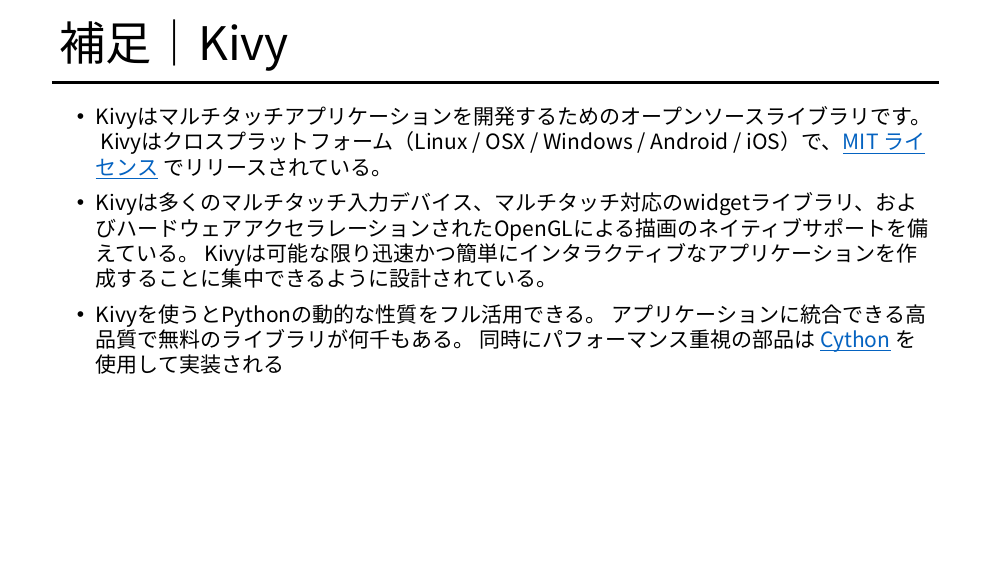
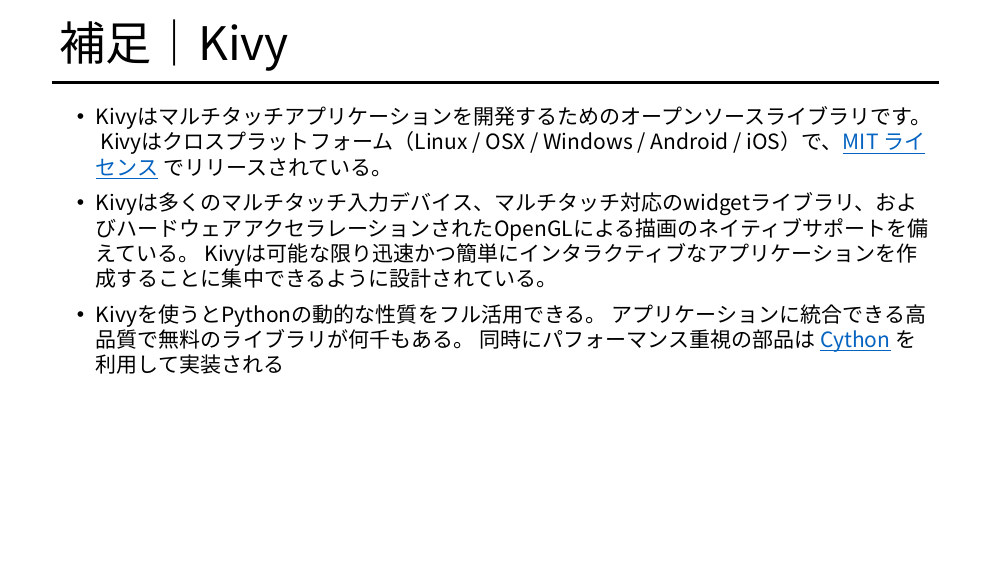
Before and after one commit to afiqfadzil/pythonProject1, a slide deck: slide 24 of LOCOMOTION.pptx. Drawn at 1008x567 pixels with LibreOffice and Linux fonts; fonts in the diff are those of the drawing. Boxes give left, top, right and bottom in pixels: in the first picture for what was removed or moved away, otherwise in the second. Text is boxed around its words. In the diff, an @@ line names an element or a change of style, - is before the commit and + after.

```diff
--- a/LOCOMOTION.pptx
+++ b/LOCOMOTION.pptx
@@ text at (96,304,927,374): text changed @@
-• Kivyを使うとPythonの動的な性質をフル活用できる。 アプリケーションに統合できる高品質で無料のライブラリが何千もある。 同時にパフォーマンス重視の部品は Cython を使用して実装される
+• Kivyを使うとPythonの動的な性質をフル活用できる。 アプリケーションに統合できる高品質で無料のライブラリが何千もある。 同時にパフォーマンス重視の部品は Cython を利用して実装される
```
Also in this commit, not shown: 5 other slides changed.
